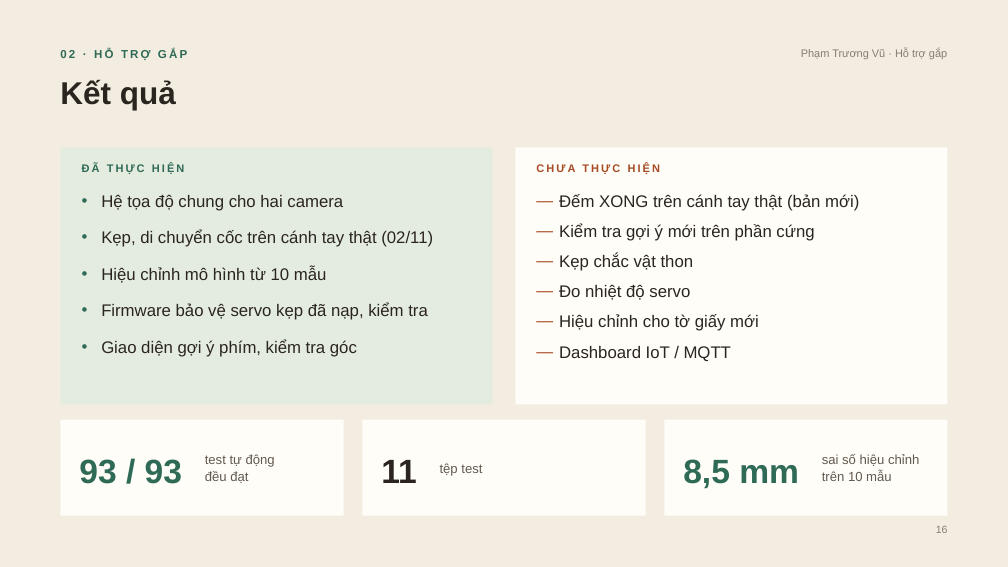
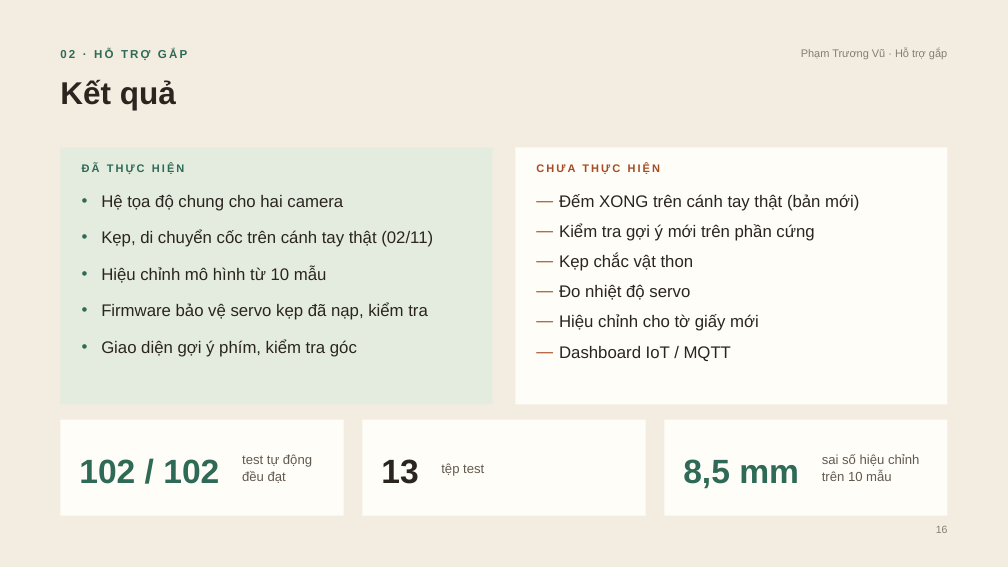
Before and after one commit to DuongNAD/Project_IoT, a slide deck: slide 16 of slides/Project_IoT_ThuyetTrinh.pptx. Drawn at 1008x567 pixels with LibreOffice and Linux fonts; fonts in the diff are those of the drawing. Boxes give left, top, right and bottom in pixels: in the first picture for what was removed or moved away, otherwise in the second. Text is boxed around its words. In the diff, an @@ line names an element or a change of style, - is before the commit and + after.

```diff
--- a/slides/Project_IoT_ThuyetTrinh.pptx
+++ b/slides/Project_IoT_ThuyetTrinh.pptx
@@ text "test tự động": place and size @@
-text "test tự động" at (205,454,275,483)
+text "test tự động" at (242,454,312,483)
@@ text at (79,459,219,484): text changed @@
-93 / 93
+102 / 102
@@ text at (381,459,418,484): text changed @@
-11
+13
```
Also in this commit, not shown: 4 other slides changed, 30 other files.
